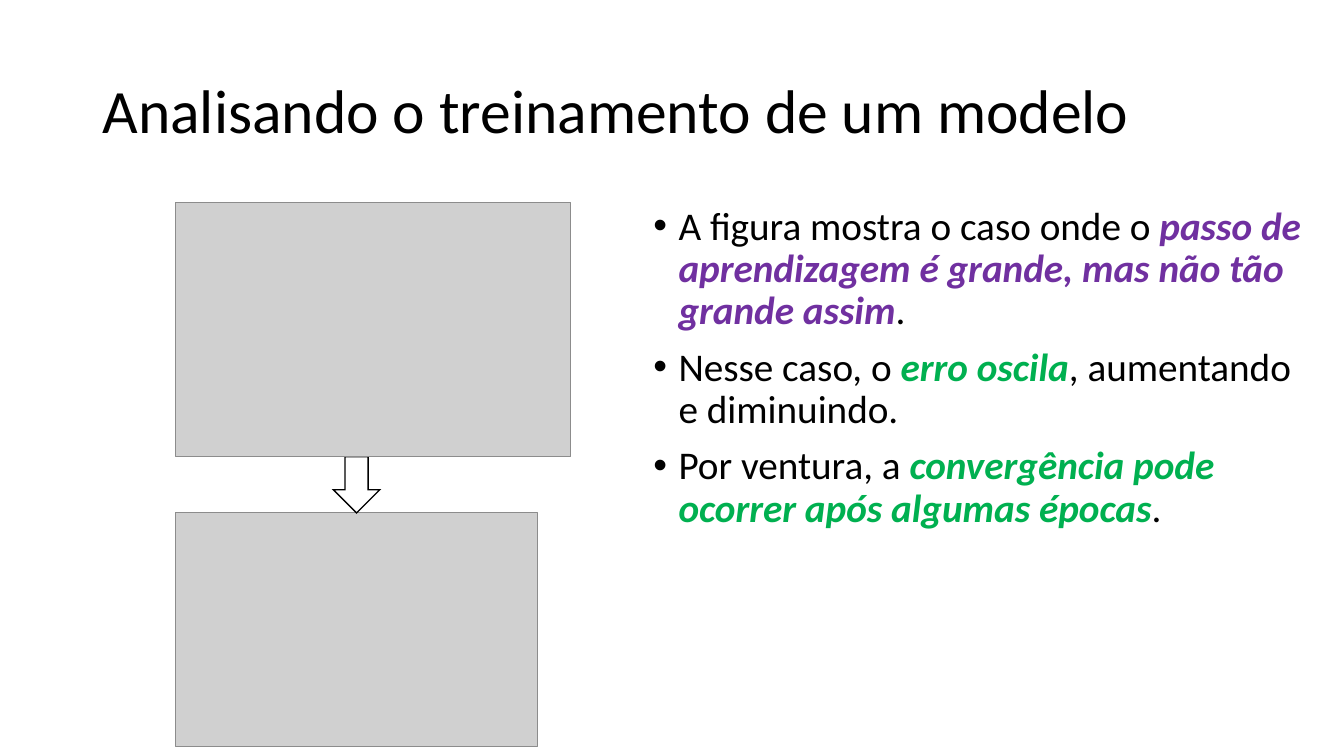
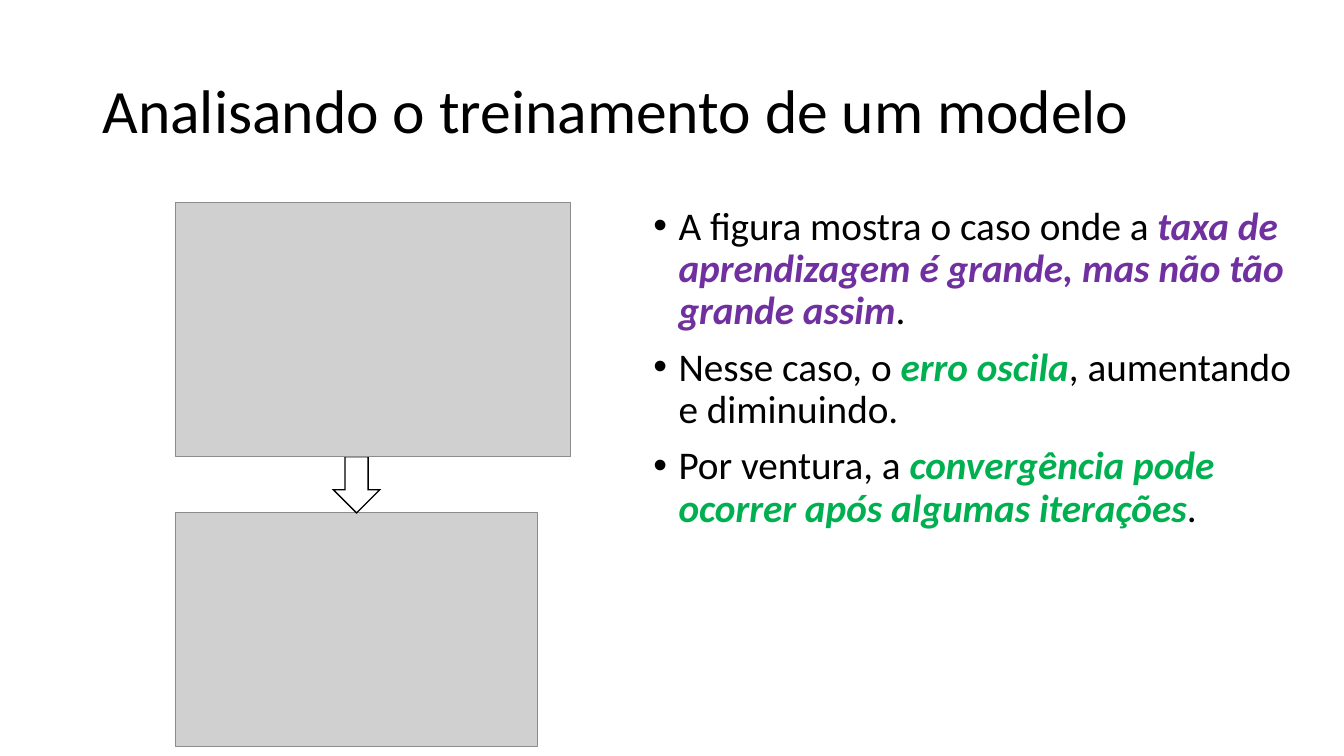
Before and after one commit to zz4fap/t319_aprendizado_de_maquina, a slide deck: slide 18 of slides/T319_Regressão_Linear (Parte III).pptx. Drawn at 1344x756 pixels with LibreOffice and Linux fonts; fonts in the diff are those of the drawing; grey boxes stand for pictures. Boxes give left, top, right and bottom in pixels: in the first picture for what was removed or moved away, otherwise in the second. Text is boxed around its words. In the diff, an @@ line names an element or a change of style, - is before the commit and + after.

```diff
--- a/slides/T319_Regressão_Linear (Parte III).pptx
+++ b/slides/T319_Regressão_Linear (Parte III).pptx
@@ text at bbox=[679, 212, 1283, 331]: text changed @@
-• A figura mostra o caso onde o passo de aprendizagem é grande, mas não tão grande assim.
+• A figura mostra o caso onde a taxa de aprendizagem é grande, mas não tão grande assim.
@@ text at bbox=[679, 451, 1214, 529]: text changed @@
-• Por ventura, a convergência pode ocorrer após algumas épocas.
+• Por ventura, a convergência pode ocorrer após algumas iterações.
```
Also in this commit, not shown: 10 other slides changed, 3 other files.
